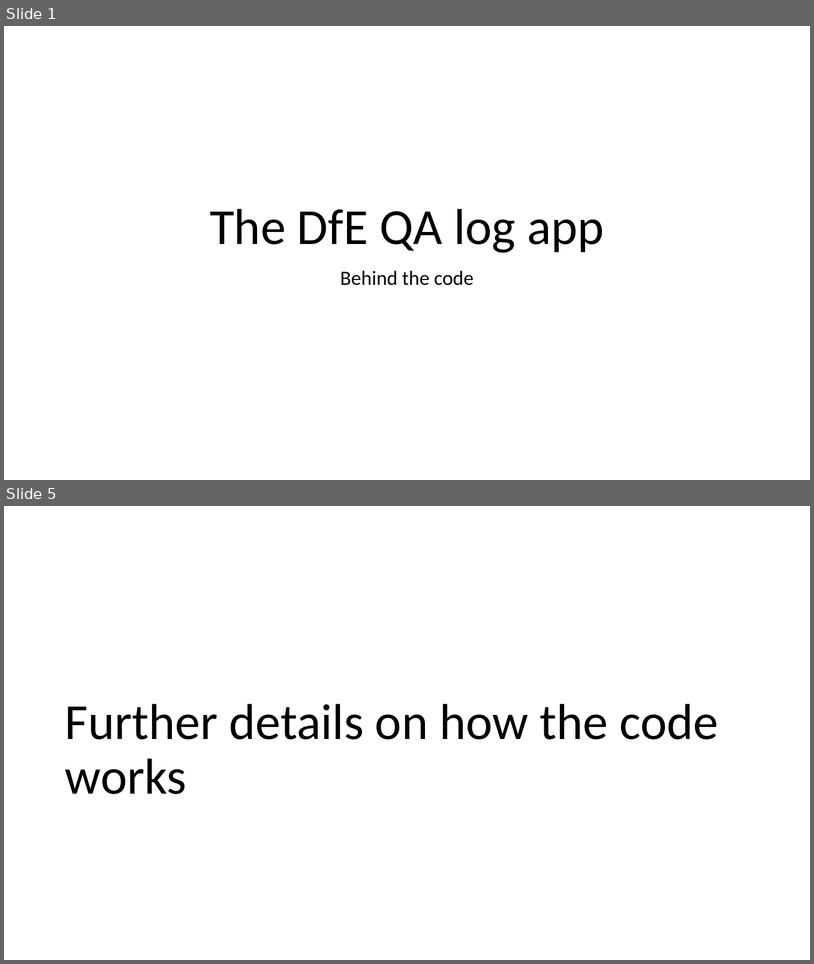
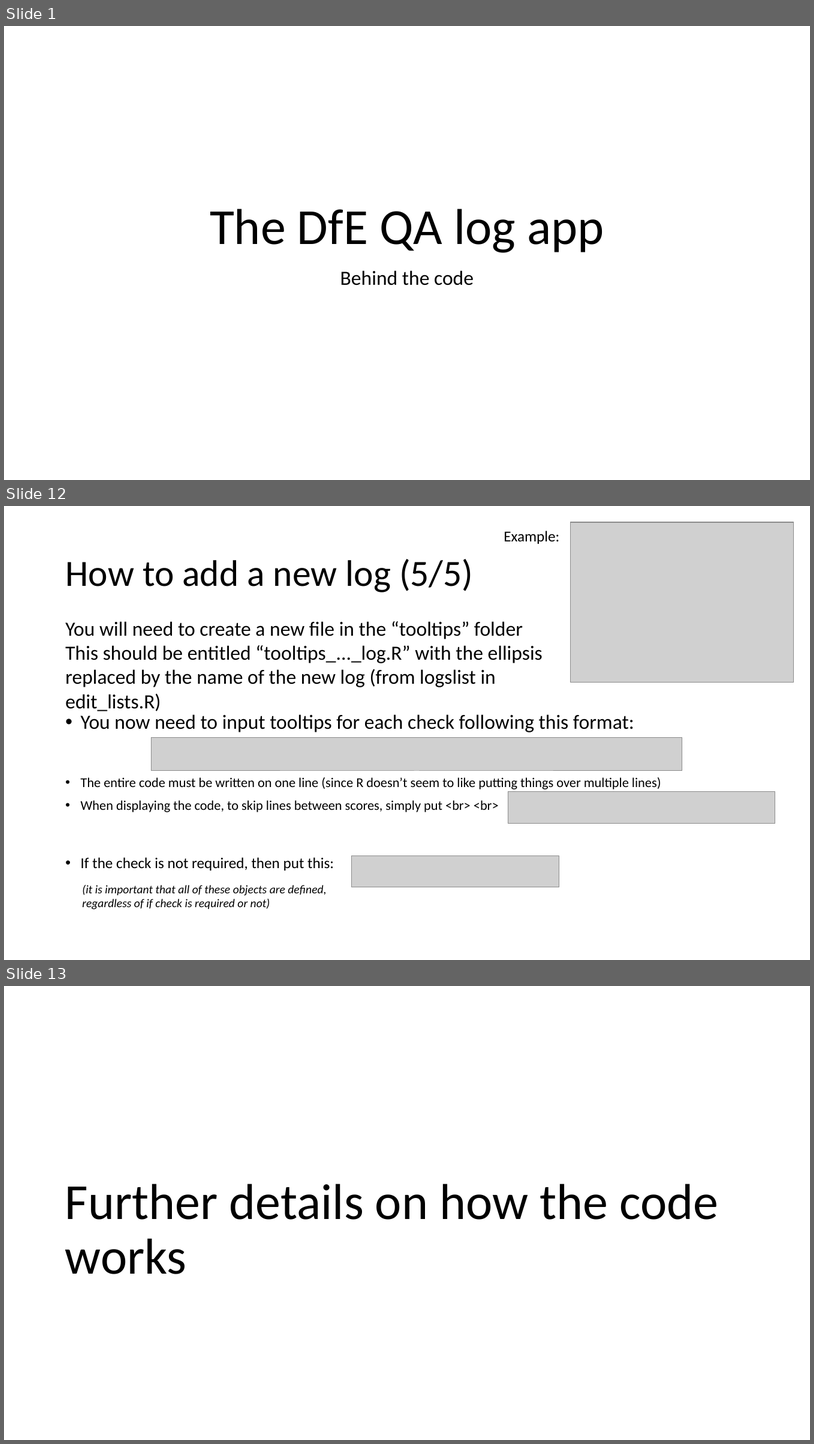
Before and after one commit to tmorley1/qa_log_app, a slide deck: QA log app - behind the code.pptx. Shown one above the other, each under a label of ours: slides 1 and 5 before the commit, slides 1, 12 and 13 after it; the slides between them are not shown. The pictures are 814x964 and 814x1444 pixels, drawn with LibreOffice and Linux fonts; fonts in the diff are those of the drawing; grey boxes stand for pictures. Boxes give left, top, right and bottom in pixels: in the first picture for what was removed or moved away, otherwise in the second. Text is boxed around its words. In the diff, an @@ line names an element or a change of style, - is before the commit and + after.

```diff
--- a/QA log app - behind the code.pptx
+++ b/QA log app - behind the code.pptx
@@ slide 12 added at (4, 506, 810, 960), background #FFFFFF @@
@@ picture added at (571, 522, 794, 682) @@
@@ text added at (504, 531, 560, 544), 18 pt, text #000000 @@
+Example:
@@ title added at (65, 559, 473, 592), 44 pt, text #000000 @@
+How to add a new log (5/5)
@@ text added at (65, 621, 543, 711), 24 pt, text #000000 @@
+You will need to create a new file in the “tooltips” folder
+This should be entitled “tooltips_..._log.R” with the ellipsis replaced by the name of the new log (from logslist in edit_lists.R)
@@ text added at (81, 714, 662, 870), 16 pt, text #000000 @@
+• You now need to input tooltips for each check following this format:
+• The entire code must be written on one line (since R doesn’t seem to like putting things over multiple lines)
+• When displaying the code, to skip lines between scores, simply put <br> <br>
+• If the check is not required, then put this:
@@ picture added at (151, 737, 682, 771) @@
@@ picture added at (509, 792, 776, 823) @@
@@ picture added at (352, 856, 560, 886) @@
@@ text added at (82, 885, 326, 909), 14 pt, text #000000, italic @@
+(it is important that all of these objects are defined, regardless of if check is required or not)
@@ what was slide 5 is now slide 13 @@
```
Also in this commit, not shown: 3 slides changed, 7 other slides added, 5 other files.
